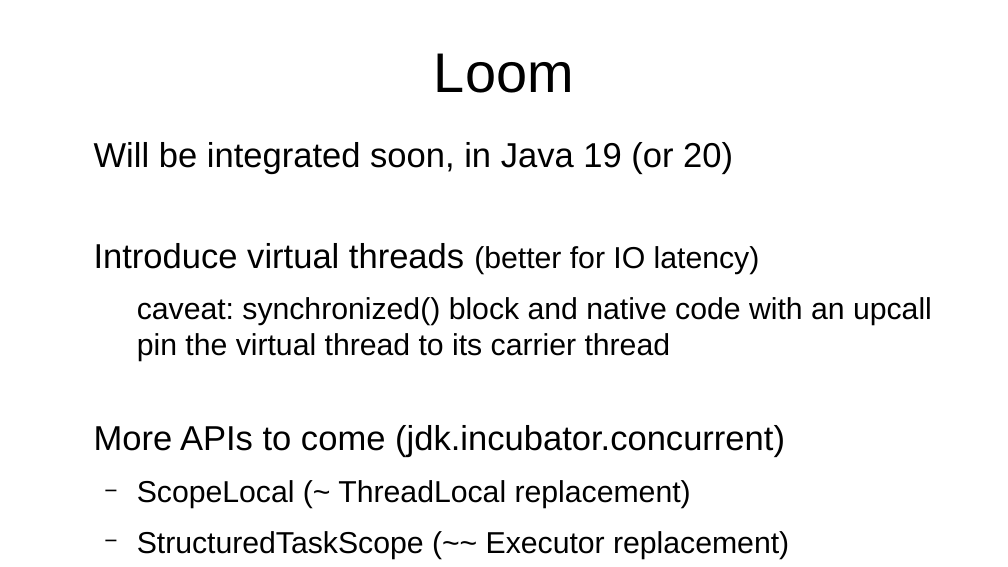
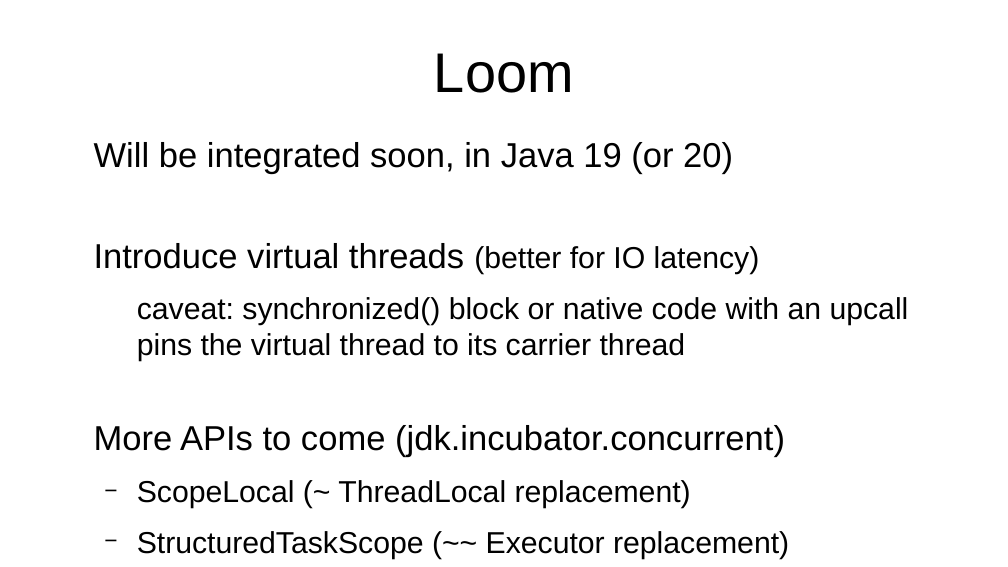
Before and after one commit to forax/loom-fiber, a slide deck: slide 56 of loom is looming.odp. Drawn at 1008x567 pixels with LibreOffice and Linux fonts; fonts in the diff are those of the drawing. Boxes give left, top, right and bottom in pixels: in the first picture for what was removed or moved away, otherwise in the second. Text is boxed around its words. In the diff, an @@ line names an element or a change of style, - is before the commit and + after.

```diff
--- a/loom is looming.odp
+++ b/loom is looming.odp
@@ text at (x1=137, y1=297, x2=909, y2=362): text changed @@
-  caveat: synchronized() block and native code with an upcall pin the virtual thread to its carrier thread
+  caveat: synchronized() block or native code with an upcall pins the virtual thread to its carrier thread
```
Also in this commit, not shown: 12 other slides changed, 1 other file.
